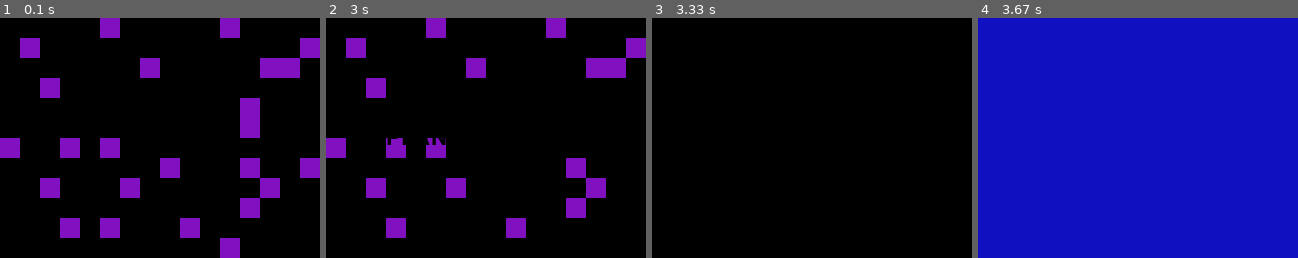
Above: before the commit, frames 1-4 (left to right).
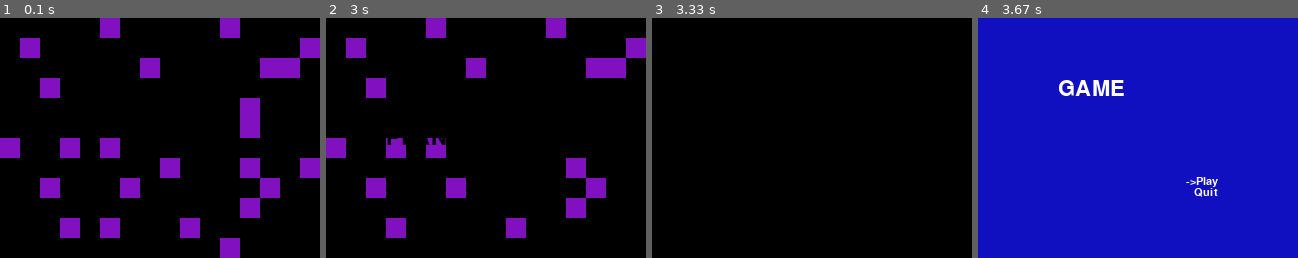
Above: after the commit, the same moments.

Repository: inmatarian/pygame_experiment
Game: pygame game, started from run_game.py
Same seed, same stepped clock (60 frames per second), same inputs: the game is played once before the commit and once after it.
Inputs:
- Up to frame 1 (0.1 s): no input
- Up to frame 2 (3 s): no input
- Up to frame 3 (3.33 s): no input
- Up to frame 4 (3.67 s): tap Space at 3.33 s

Frames 1-3 are identical in both runs. In frame 4, 1.2% of the frame differs, in the area x 25-75%, y 25-75%.

Commit message:
simple menu screen

Diff:
--- a/game/gamemode.py
+++ b/game/gamemode.py
@@ -11,6 +11,7 @@
     def __init__(self, services, backColor=pygame.Color(0,0,0)):
         self.services = services
         self.lastKey = None
+        self.lastModkey = None
         self.group = pygame.sprite.LayeredDirty()
         self.background = pygame.Surface((320,240))
         self.background.fill( backColor )
@@ -30,10 +31,14 @@
     def showSprite( self, sprite ):
         sprite.visible = 1
         sprite.dirty = 1
+    def moveSprite( self, sprite, dx, dy ):
+        sprite.rect.centerx += dx
+        sprite.rect.centery += dy
+        sprite.dirty = 1
 
     def delay(self, times=1):
         self.group.draw( self.services.screen, self.background )
         self.services.flipScreens()
         for i in range(times):
             pygame.time.wait(33)
-        self.lastKey = self.services.getNextEvent()
+        (self.lastKey, self.lastModkey) = self.services.getNextEvent()
--- a/game/loadscreen.py
+++ b/game/loadscreen.py
@@ -54,4 +54,4 @@
             if frames == 0:
                 self.delay()
         self.delay(15)
-        return MenuScreen(self.services)
+        return "menu"
--- a/game/main.py
+++ b/game/main.py
@@ -6,6 +6,7 @@
 import logging, pygame, random
 from logging import debug, info, warning, error, critical
 from loadscreen import *
+from menuscreen import *
 from services import *
 
 class MainGame(object):
@@ -19,7 +20,10 @@
         pygame.init()
         self.services = Services()
         self.services.readyVideo( 320, 240 )
-        self.state = LoadScreen(self.services)
+        self.gameModes = {}
+        self.gameModes["load"] = LoadScreen(self.services)
+        self.gameModes["menu"] = MenuScreen(self.services)
+        self.state = self.gameModes["load"]
 
     def shutdown(self):
         pass
@@ -27,7 +31,11 @@
     def run(self):
         self.startup()
         while self.state != None:
-            self.state = self.state.run()
+            res = self.state.run()
+            if res in self.gameModes:
+                self.state = self.gameModes[res]
+            else:
+                self.state = None
         self.shutdown()
         return
 
--- a/game/menuscreen.py
+++ b/game/menuscreen.py
@@ -10,7 +10,65 @@
     def __init__(self, services):
         GameMode.__init__(self, services, pygame.Color(16,16,192))
 
-    def run(self):
+    def createTextSprites(self):
+        white = pygame.Color(255, 255, 255)
+        screenRect = self.services.screen.get_rect()
+        oldCenter = screenRect.center
+        screenRect.height /= 2
+        screenRect.width /= 2
+        screenRect.center = oldCenter
+        # GAME TITLE
+        nameText = self.services.getTextSurface( "default_big",
+            "GAME", True, white )
+        nameRect = nameText.get_rect()
+        nameRect.topleft = screenRect.topleft
+        self.nameSprite = self.createSprite( nameText, nameRect, 1 )
+        # QUIT MENU OPTION
+        quitText = self.services.getTextSurface( "default_small",
+            "Quit", True, white )
+        quitRect = quitText.get_rect()
+        quitRect.bottomright = screenRect.bottomright
+        self.quitSprite = self.createSprite( quitText, quitRect, 1 )
+        # PLAY MENU OPTION
+        playText = self.services.getTextSurface( "default_small",
+            "Play", True, white )
+        playRect = playText.get_rect()
+        playRect.bottomright = quitRect.topright
+        self.playSprite = self.createSprite( playText, playRect, 1 )
+        # CURSOR
+        cursorText = self.services.getTextSurface( "default_small",
+            "->", True, white )
+        cursorRect = cursorText.get_rect()
+        cursorRect.midright = playRect.midleft
+        self.cursorSprite = self.createSprite( cursorText, cursorRect, 1 )
+        return
+
+    def menuGetOption(self):
+        options = ( self.playSprite.rect.midleft,
+                    self.quitSprite.rect.midleft )
+        results = ("play", "quit")
+        debug( len(options) )
+        opt = 0
+        newOpt = 0
         while True:
             self.delay()
-        return None
+            if self.lastKey == "up" and opt > 0:
+                newOpt -= 1
+            elif self.lastKey == "down" and opt < len(options) - 1:
+                newOpt += 1
+            elif self.lastKey == "return":
+                return results[opt]
+            if newOpt != opt:
+                (x, y) = self.cursorSprite.rect.midright
+                (tx, ty) = options[newOpt]
+                self.moveSprite( self.cursorSprite, tx - x, ty - y )
+                opt = newOpt
+
+
+    def run(self):
+        self.createTextSprites()
+        res = self.menuGetOption()
+        debug(res)
+        if res == "quit":
+            return "quit"
+        return "play"
Not shown, added: .gitignore
